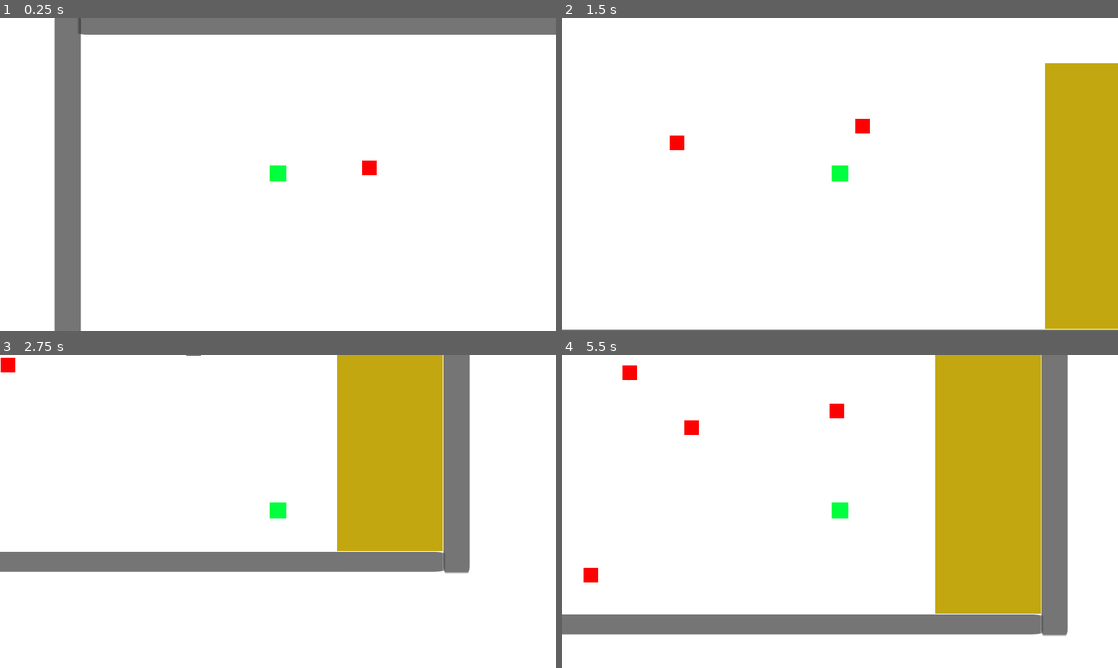
Above: before the commit, frames 1-4 (two rows, left to right).
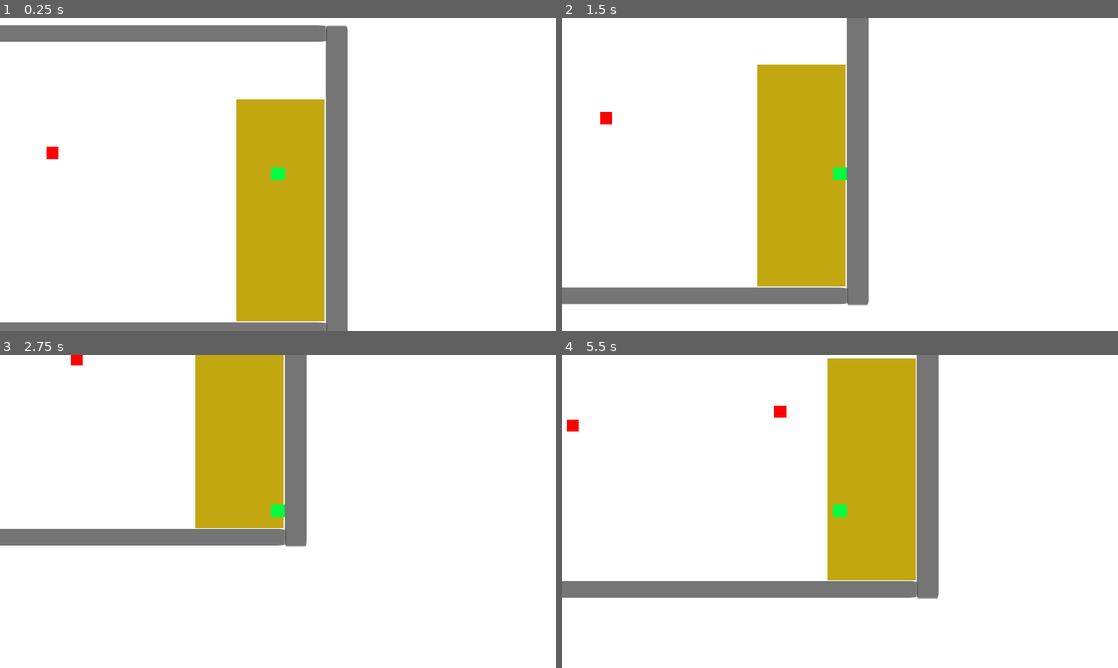
Above: after the commit, the same moments.

Repository: SysForgeStudio/rotten-redemption
Game: Godot game, scene res://World/world.tscn
The game is run twice, just before and just after one commit, with the same random seed, the same clock (stepped at 60 frames per second) and the same inputs. The project has no main scene, so this scene is started directly.
Inputs:
- Up to frame 1 (0.25 s): no input
- Up to frame 2 (1.5 s): hold D (move_right) 0.53-1.28 s; hold S (move_down) from 1.28 s (still down)
- Up to frame 3 (2.75 s): release S (move_down) at 2.03 s; hold D (move_right) from 2.03 s (still down)
- Up to frame 4 (5.5 s): release D (move_right) at 2.78 s; hold W (move_up) 2.78-3.53 s; hold A (move_left) 3.53-5.03 s; hold S (move_down) from 5.03 s (still down)

The runs differ from the first frame. In frame 1, 26% of the frame differs, in the area x 0-100%, y 0-100%; in frame 2, 30%; in frame 3, 34%; in frame 4, 43%, in the area x 0-91%, y 0-90%.

Commit message:
base health depletion mechanic

Diff:
--- a/Player/player.tscn
+++ b/Player/player.tscn
@@ -21,4 +21,3 @@
 
 [node name="Camera2D" type="Camera2D" parent="."]
 position = Vector2(2, -3)
-zoom = Vector2(1.2, 1.2)
--- /dev/null
+++ b/World/base.gd
@@ -0,0 +1,11 @@
+extends StaticBody2D
+
+const DAMAGE = 1
+var base_health = 100.0
+
+func _physics_process(delta):
+	var overlapping_mobs = get_node("HurtBox").get_overlapping_bodies()
+
+	if overlapping_mobs.size() > 0:
+		base_health -= DAMAGE * overlapping_mobs.size() * delta
+		print("Base: ", base_health)
--- a/World/base.tscn
+++ b/World/base.tscn
@@ -1,10 +1,16 @@
-[gd_scene load_steps=2 format=3 uid="uid://dgpsr34ysnpew"]
+[gd_scene load_steps=4 format=3 uid="uid://dgpsr34ysnpew"]
+
+[ext_resource type="Script" path="res://World/base.gd" id="1_exwjg"]
 
 [sub_resource type="RectangleShape2D" id="RectangleShape2D_qaugi"]
 size = Vector2(305, 431)
 
+[sub_resource type="RectangleShape2D" id="RectangleShape2D_ap40i"]
+size = Vector2(306, 432)
+
 [node name="Base" type="StaticBody2D"]
 collision_layer = 4
+script = ExtResource("1_exwjg")
 
 [node name="CollisionShape2D" type="CollisionShape2D" parent="."]
 position = Vector2(142.5, 205.5)
@@ -16,3 +22,11 @@
 offset_right = 295.0
 offset_bottom = 422.0
 color = Color(0.760784, 0.654902, 0.0627451, 1)
+
+[node name="HurtBox" type="Area2D" parent="."]
+scale = Vector2(0.04, 1)
+collision_layer = 4
+
+[node name="CollisionShape2D" type="CollisionShape2D" parent="HurtBox"]
+position = Vector2(-525, 205)
+shape = SubResource("RectangleShape2D_ap40i")
--- a/World/world.tscn
+++ b/World/world.tscn
@@ -20,11 +20,11 @@
 [node name="Background" parent="." instance=ExtResource("1_u8ywu")]
 
 [node name="Base" parent="." instance=ExtResource("2_0s4u6")]
-position = Vector2(1553, 282)
+position = Vector2(1551, 280)
 scale = Vector2(1, 1.76)
 
 [node name="Player" parent="." instance=ExtResource("2_7rait")]
-position = Vector2(641, 463)
+position = Vector2(1683, 519)
 
 [node name="Wall" parent="." instance=ExtResource("3_gev3e")]
 position = Vector2(0, -1)
@@ -46,8 +46,8 @@
 
 [node name="Base Wall Invisible" parent="." instance=ExtResource("3_gev3e")]
 visible = false
-position = Vector2(1537, 131)
-scale = Vector2(0.44, 4.52)
+position = Vector2(1546, 255)
+scale = Vector2(0.44, 4.6)
 
 [node name="Mob" parent="." instance=ExtResource("4_ib8n4")]
 position = Vector2(863, 421)
@@ -60,6 +60,7 @@
 position = Vector2(132, 257)
 
 [node name="WorldTimer" type="Timer" parent="."]
+wait_time = 3.0
 autostart = true
 
 [connection signal="timeout" from="WorldTimer" to="." method="_on_world_timer_timeout"]
